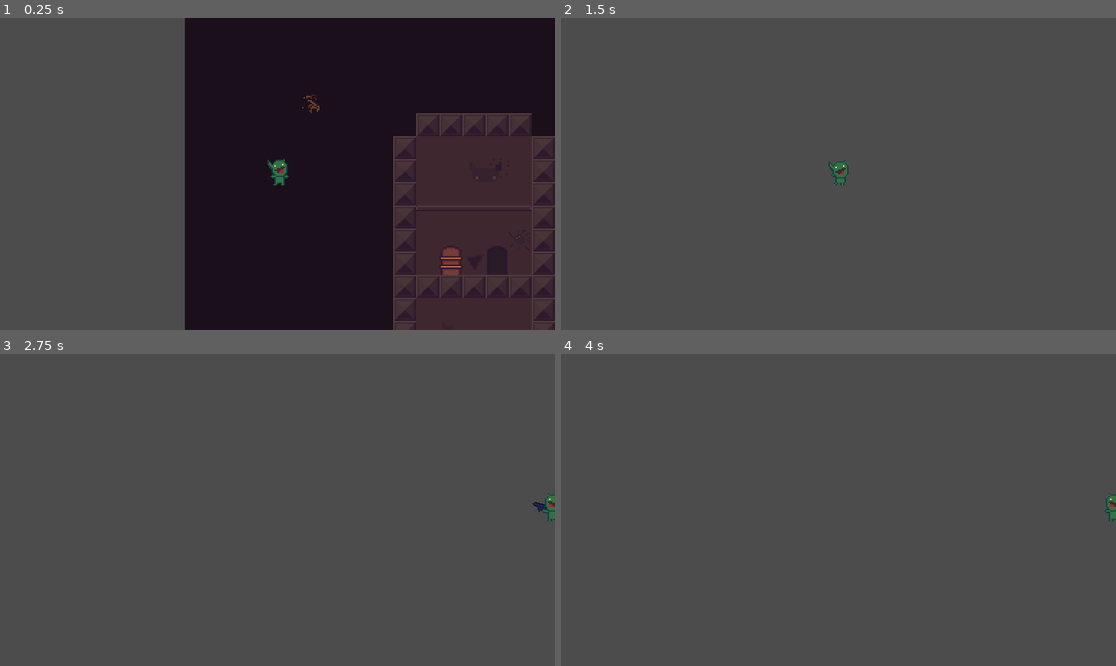
Above: before the commit, frames 1-4 (two rows, left to right).
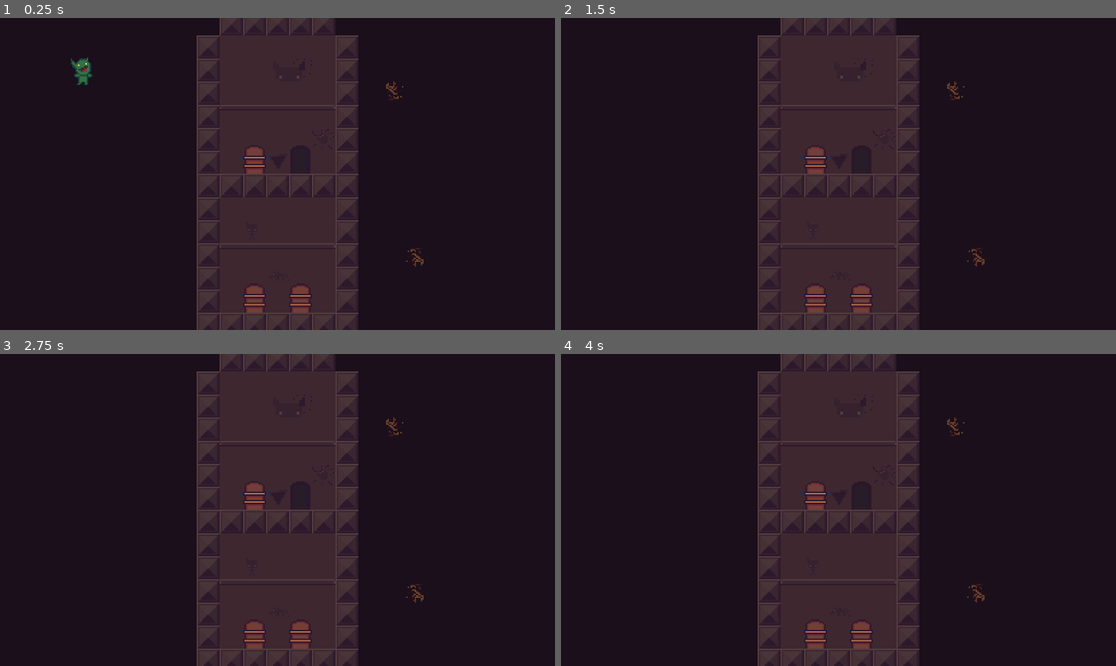
Above: after the commit, the same moments.

Repository: htimsekim/gobbo
Game: Godot game, scene res://src/levels/gobbank.tscn
Two runs of this game, one before a commit and one after it. Both use one fixed random seed, a clock stepped at 60 frames per second and the inputs below. This scene is started directly instead of the project's main scene.
Inputs (mouse positions are in pixels of both pictures, inside the frame that each line leads up to):
- Up to frame 1 (0.25 s): no input
- Up to frame 2 (1.5 s): move the mouse to (810, 236) at 0.52 s; hold Right (move_right) 0.53-1.25 s; hold Ctrl (crouch) 0.53-1.25 s; click (810, 236) at 0.67 s; tap Space (jump) at 0.77 s; drag from (1005, 220) to (561, 174) at 1.27 s
- Up to frame 3 (2.75 s): tap Enter at 2 s; move the mouse to (111, 463) at 2.02 s; hold A (move_left) from 2.03 s (still down); hold Right mouse button (shoot) from 2.03 s (still down); tap Ctrl (crouch) at 2.3 s
- Up to frame 4 (4 s): release A (move_left) at 2.75 s; release Right mouse button (shoot) at 2.75 s; drag from (866, 510) to (672, 463) at 2.77 s; tap Space (jump) at 3.5, 3.77 s; move the mouse to (755, 432) at 3.52 s; hold A (move_left) from 3.53 s (still down); hold Ctrl (crouch) from 3.53 s (still down)

The runs differ from the first frame. In frame 1, 76% of the frame differs, in the area x 0-100%, y 0-100%; in frame 2, 97%; in frame 3, 97%; in frame 4, 97%.

Commit message:
transition

Diff:
--- a/assets/art/tileset/tileset.tres
+++ b/assets/art/tileset/tileset.tres
@@ -488,6 +488,11 @@
 1/autotile/z_index_map = [ Vector3( 0, 0, 1 ), Vector3( 1, 0, 1 ) ]
 1/occluder_offset = Vector2( 0, 0 )
 1/navigation_offset = Vector2( 0, 0 )
+1/shape_offset = Vector2( 0, 0 )
+1/shape_transform = Transform2D( 1, 0, 0, 1, 0, 0 )
+1/shape = SubResource( 1 )
+1/shape_one_way = false
+1/shape_one_way_margin = 1.0
 1/shapes = [ {
 "autotile_coord": Vector2( 0, 0 ),
 "one_way": false,
@@ -525,6 +530,11 @@
 2/autotile/z_index_map = [  ]
 2/occluder_offset = Vector2( 0, 0 )
 2/navigation_offset = Vector2( 0, 0 )
+2/shape_offset = Vector2( 0, 0 )
+2/shape_transform = Transform2D( 1, 0, 0, 1, 0, 0 )
+2/shape = SubResource( 54 )
+2/shape_one_way = false
+2/shape_one_way_margin = 1.0
 2/shapes = [ {
 "autotile_coord": Vector2( 0, 0 ),
 "one_way": false,
@@ -824,6 +834,11 @@
 4/autotile/z_index_map = [  ]
 4/occluder_offset = Vector2( 0, 0 )
 4/navigation_offset = Vector2( 0, 0 )
+4/shape_offset = Vector2( 0, 0 )
+4/shape_transform = Transform2D( 1, 0, 0, 1, 0, 0 )
+4/shape = SubResource( 101 )
+4/shape_one_way = true
+4/shape_one_way_margin = 1.0
 4/shapes = [ {
 "autotile_coord": Vector2( 0, 0 ),
 "one_way": true,
@@ -840,6 +855,11 @@
 5/tile_mode = 0
 5/occluder_offset = Vector2( 0, 0 )
 5/navigation_offset = Vector2( 0, 0 )
+5/shape_offset = Vector2( 0, 0 )
+5/shape_transform = Transform2D( 1, 0, 0, 1, 0, 0 )
+5/shape = SubResource( 102 )
+5/shape_one_way = true
+5/shape_one_way_margin = 1.0
 5/shapes = [ {
 "autotile_coord": Vector2( 0, 0 ),
 "one_way": true,
@@ -865,6 +885,11 @@
 7/autotile/z_index_map = [  ]
 7/occluder_offset = Vector2( 0, 0 )
 7/navigation_offset = Vector2( 0, 0 )
+7/shape_offset = Vector2( 0, 0 )
+7/shape_transform = Transform2D( 1, 0, 0, 1, 0, 0 )
+7/shape = SubResource( 103 )
+7/shape_one_way = false
+7/shape_one_way_margin = 1.0
 7/shapes = [ {
 "autotile_coord": Vector2( 0, 0 ),
 "one_way": false,
@@ -1166,6 +1191,11 @@
 8/autotile/z_index_map = [  ]
 8/occluder_offset = Vector2( 0, 0 )
 8/navigation_offset = Vector2( 0, 0 )
+8/shape_offset = Vector2( 0, 0 )
+8/shape_transform = Transform2D( 1, 0, 0, 1, 0, 0 )
+8/shape = SubResource( 150 )
+8/shape_one_way = true
+8/shape_one_way_margin = 1.0
 8/shapes = [ {
 "autotile_coord": Vector2( 0, 0 ),
 "one_way": true,
@@ -1207,6 +1237,11 @@
 9/autotile/z_index_map = [  ]
 9/occluder_offset = Vector2( 0, 0 )
 9/navigation_offset = Vector2( 0, 0 )
+9/shape_offset = Vector2( 0, 0 )
+9/shape_transform = Transform2D( 1, 0, 0, 1, 0, 0 )
+9/shape = SubResource( 154 )
+9/shape_one_way = true
+9/shape_one_way_margin = 1.0
 9/shapes = [ {
 "autotile_coord": Vector2( 11, 1 ),
 "one_way": true,
@@ -1238,6 +1273,11 @@
 10/autotile/z_index_map = [  ]
 10/occluder_offset = Vector2( 0, 0 )
 10/navigation_offset = Vector2( 0, 0 )
+10/shape_offset = Vector2( 0, 0 )
+10/shape_transform = Transform2D( 1, 0, 0, 1, 0, 0 )
+10/shape = SubResource( 4 )
+10/shape_one_way = false
+10/shape_one_way_margin = 1.0
 10/shapes = [ {
 "autotile_coord": Vector2( 0, 0 ),
 "one_way": false,
@@ -1555,5 +1595,9 @@
 11/autotile/z_index_map = [  ]
 11/occluder_offset = Vector2( 0, 0 )
 11/navigation_offset = Vector2( 0, 0 )
+11/shape_offset = Vector2( 0, 0 )
+11/shape_transform = Transform2D( 1, 0, 0, 1, 0, 0 )
+11/shape_one_way = false
+11/shape_one_way_margin = 0.0
 11/shapes = [  ]
 11/z_index = 0
--- a/src/Main/Global.gd
+++ b/src/Main/Global.gd
@@ -1,25 +1,17 @@
 extends Node
 const playerResource = preload("res://src/Objects/Player.tscn")
-const cameraResource = preload("res://src/Objects/camera.tscn")
 var current_scene = null
-var map_limits = 0
 var camera
 
 func _ready():
 	var root = get_tree().get_root()
 	current_scene = root.get_child(root.get_child_count() - 1) # get current scene to remove/update
 
-	var cameraInstance = cameraResource.instance() #instance in camera
-	camera = cameraInstance.set_name("camInst")
-	self.add_child(cameraInstance)
-	camera = get_node("camInst")
-
 	var playerInstance = playerResource.instance() #instance in player
 	playerInstance.set_name("plyrInst")
 	self.add_child(playerInstance)
 
 func goto_scene(path, spawn): #main scene switcher call - Global.goto_scene("res://Scene2.tscn")
-	camera.smoothing_enabled = false
 	call_deferred("_deferred_goto_scene", path, spawn)
 	get_tree().call_group("projectile","queue_free")
 
@@ -31,31 +23,7 @@
 	#Optionally, to make it compatible with the SceneTree.change_scene() API.
 	get_tree().change_scene_to(current_scene)
 
+	camera = current_scene.get_node("level/Camera2D")
 	get_node("plyrInst").position = current_scene.get_node(str(spawn)).position #set plyr spawn
-
-	map_limits = current_scene.get_node("level/tilemaps/limits").get_used_cells()
-	var map_cellsize = current_scene.get_node("level/tilemaps/limits").cell_size
-
-	camera.limit_left = map_limits[0].x * map_cellsize.x
-	camera.limit_right = map_limits.back().x * map_cellsize.x
-	camera.limit_top = map_limits[0].y * map_cellsize.y
-	camera.limit_bottom = map_limits.back().y * map_cellsize.y
-
-	var camtop = camera.limit_top
-	var cambot = camera.limit_bottom
-	var camleft = camera.limit_left
-	var camright = camera.limit_right
-
-	if abs(camtop - cambot) <= 224:
-		camera.limit_bottom = ((camtop + cambot)/2) + 108
-		camera.limit_top = ((camtop + cambot)/2) - 108
-
-	if abs(camleft - camright) <= 384:
-		camera.limit_right = ((camleft + camright)/2 + 192)
-		camera.limit_left = ((camleft + camright)/2 - 192)
-
-	#camera.current = true
-	print("enabled is ", camera.smoothing_enabled )
-	yield(get_tree().create_timer(1.5), "timeout")
-	camera.smoothing_enabled = true
-	print("now it is ", camera.smoothing_enabled )
+	camera.position = current_scene.get_node(str(spawn)).position #set plyr spawn
+	current_scene.get_node("level/Timer").start()
--- a/src/Objects/Player.gd
+++ b/src/Objects/Player.gd
@@ -45,22 +45,20 @@
 #		animation_player.play("crouch")
 	var targetinc = 1
 
-	Global.camera.transform = transform
 	#adjusts camera smoothing based on player speed (prevents player falling offscreen etc)
-	var activespeed = abs(max(_velocity.x, _velocity.y))
-	if activespeed !=0:
-		Global.camera.smoothing_speed = activespeed/200
-	else:
-		Global.camera.smoothing_speed = 1
+#	var activespeed = abs(max(_velocity.x, _velocity.y))
+##		Global.camera.smoothing_speed = activespeed/200
+#	else:
+#		Global.camera.smoothing_speed = 1
 
 	if direction.x !=0: #apply friction(1) and acceleration(.2)
 		_velocity.x = lerp(_velocity.x, direction.x * speed.x, .2)
 		#don't offset the camera in front of you if you're within half a screen of the level edge
-		if abs(position.x - Global.camera.limit_left) > 162 and abs(Global.camera.limit_right - position.x) > 162:
-			Global.camera.offset_h = direction.x * targetinc
+		#if abs(position.x - Global.camera.limit_left) > 162 and abs(Global.camera.limit_right - position.x) > 162:
+		#	Global.camera.offset_h = direction.x * targetinc
 	else:
 		_velocity.x = lerp(_velocity.x, 0, 1)
-		Global.camera.offset_h = 0
+	#	Global.camera.offset_h = 0
 
 	var animation = get_new_animation(is_shooting) #determines which animation to play
 
--- /dev/null
+++ b/src/Objects/camera.gd
@@ -0,0 +1,38 @@
+extends Camera2D
+
+# Called when the node enters the scene tree for the first time.
+func _ready():
+	var map_limits = get_node("../tilemaps/limits").get_used_cells()
+	var map_cellsize = get_node("../tilemaps/limits").cell_size
+
+	limit_left = map_limits[0].x * map_cellsize.x
+	limit_right = map_limits.back().x * map_cellsize.x
+	limit_top = map_limits[0].y * map_cellsize.y
+	limit_bottom = map_limits.back().y * map_cellsize.y
+
+	var camtop = limit_top
+	var cambot = limit_bottom
+	var camleft = limit_left
+	var camright = limit_right
+
+	if abs(camtop - cambot) <= 224:
+		limit_bottom = ((camtop + cambot)/2) + 108
+		limit_top = ((camtop + cambot)/2) - 108
+
+	if abs(camleft - camright) <= 384:
+		limit_right = ((camleft + camright)/2 + 192)
+		limit_left = ((camleft + camright)/2 - 192)
+
+
+
+func _physics_process(_delta): # Called every frame. _delta isn't used
+	position = get_node("../../../Global/plyrInst").position
+
+func _on_Camera2D_tree_exited():
+	smoothing_enabled = false
+#	yield(get_tree().create_timer(1.5), "timeout")
+	#$Timer.start()
+#	smoothing_enabled = true
+
+func _on_Timer_timeout():
+	smoothing_enabled = true
--- a/src/levels/template.tscn
+++ b/src/levels/template.tscn
@@ -1,8 +1,10 @@
-[gd_scene load_steps=4 format=2]
+[gd_scene load_steps=6 format=2]
 
 [ext_resource path="res://assets/art/tileset/tileset.tres" type="TileSet" id=1]
+[ext_resource path="res://src/Objects/camera.tscn" type="PackedScene" id=2]
 [ext_resource path="res://src/levels/onewayInvis.gd" type="Script" id=3]
 [ext_resource path="res://src/levels/limits.gd" type="Script" id=4]
+[ext_resource path="res://src/Objects/camera.gd" type="Script" id=5]
 
 [node name="level" type="Node2D"]
 
@@ -111,3 +113,10 @@
 
 [node name="Sprite" type="Sprite" parent="ParallaxBackground/fg"]
 scale = Vector2( 2, 2 )
+
+[node name="Camera2D" parent="." instance=ExtResource( 2 )]
+script = ExtResource( 5 )
+
+[node name="Timer" type="Timer" parent="."]
+[connection signal="tree_exited" from="Camera2D" to="Camera2D" method="_on_Camera2D_tree_exited"]
+[connection signal="timeout" from="Timer" to="Camera2D" method="_on_Timer_timeout"]
